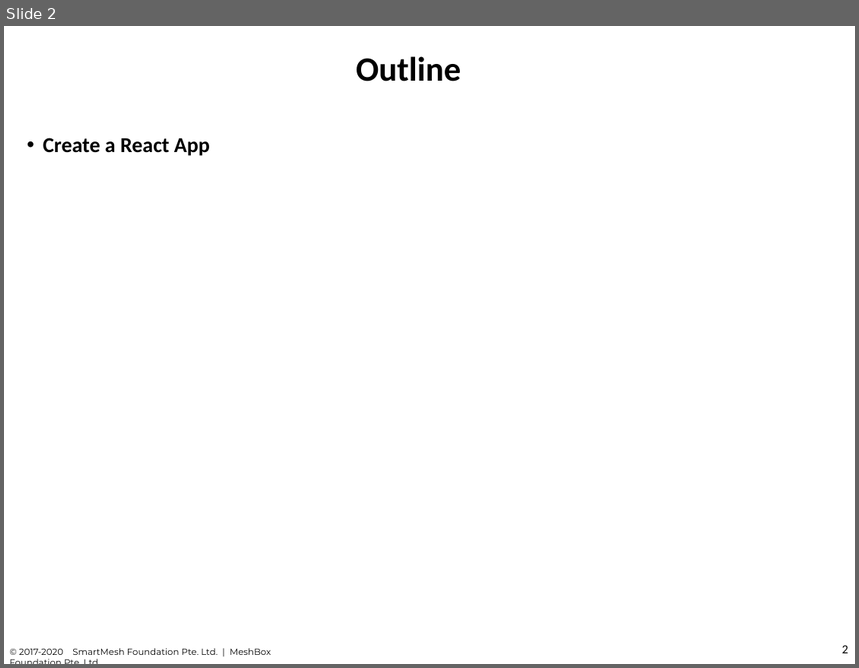
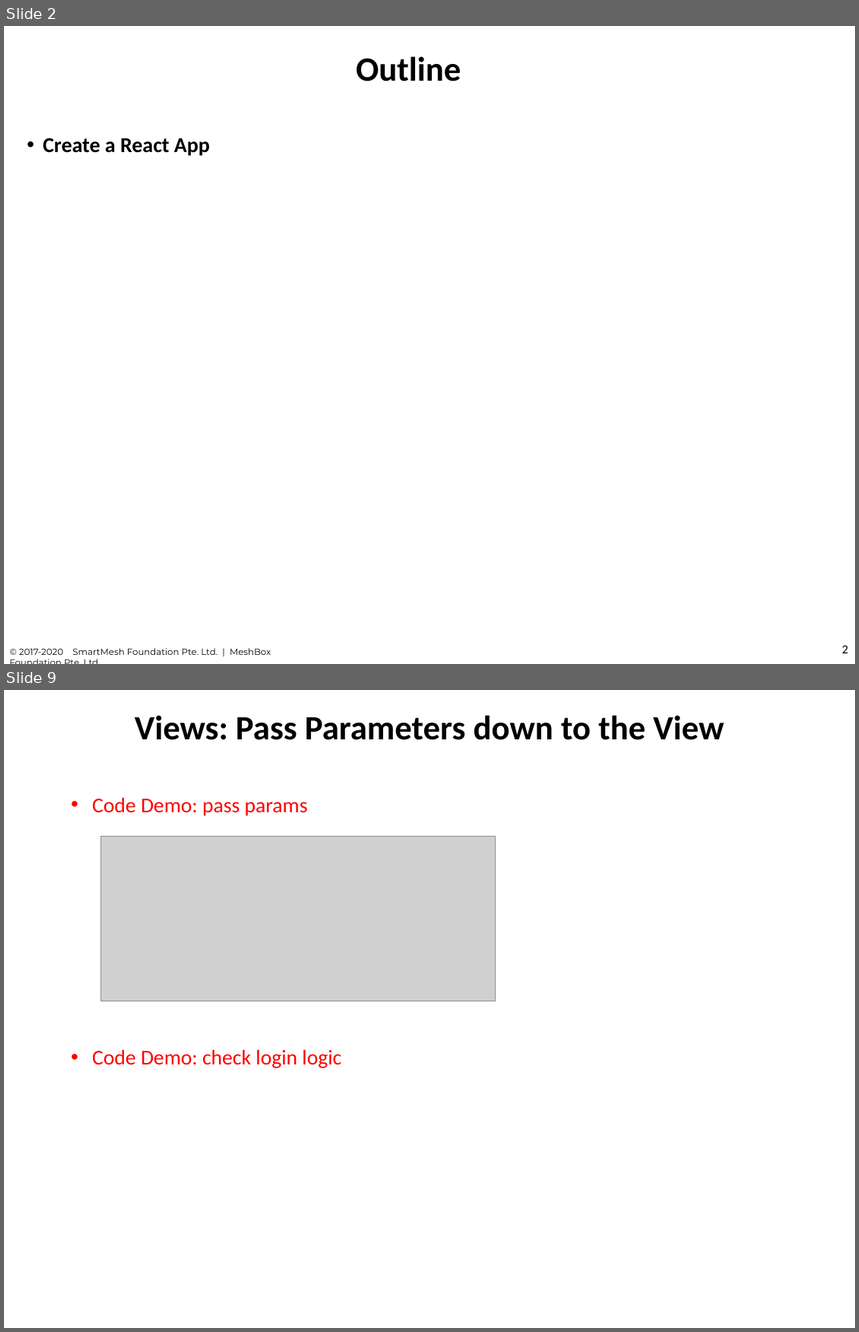
Before and after one commit to chuacw/SGUS-Slides, a slide deck: BCI - Day11 - Node-Express 2.pptx. Shown one above the other, each under a label of ours: slide 2 before the commit, slides 2 and 9 after it; the slides between them are not shown. The pictures are 859x668 and 859x1332 pixels, drawn with LibreOffice and Linux fonts; fonts in the diff are those of the drawing; grey boxes stand for pictures. Boxes give left, top, right and bottom in pixels: in the first picture for what was removed or moved away, otherwise in the second. Text is boxed around its words. In the diff, an @@ line names an element or a change of style, - is before the commit and + after.

```diff
--- a/BCI - Day11 - Node-Express 2.pptx
+++ b/BCI - Day11 - Node-Express 2.pptx
@@ slide 9 added at (x1=4, y1=690, x2=855, y2=1328), background #FFFFFF @@
@@ title added at (x1=135, y1=715, x2=724, y2=740), 28.8 pt, text #000000, bold @@
+Views: Pass Parameters down to the View
@@ text added at (x1=92, y1=797, x2=341, y2=1068), 17.8 pt, text #FF0000 @@
+• Code Demo: pass params
+• Code Demo: check login logic
@@ picture added at (x1=101, y1=837, x2=496, y2=1002) @@
```
Also in this commit, not shown: 10 other slides added, 8 slides removed, 3 other files.
